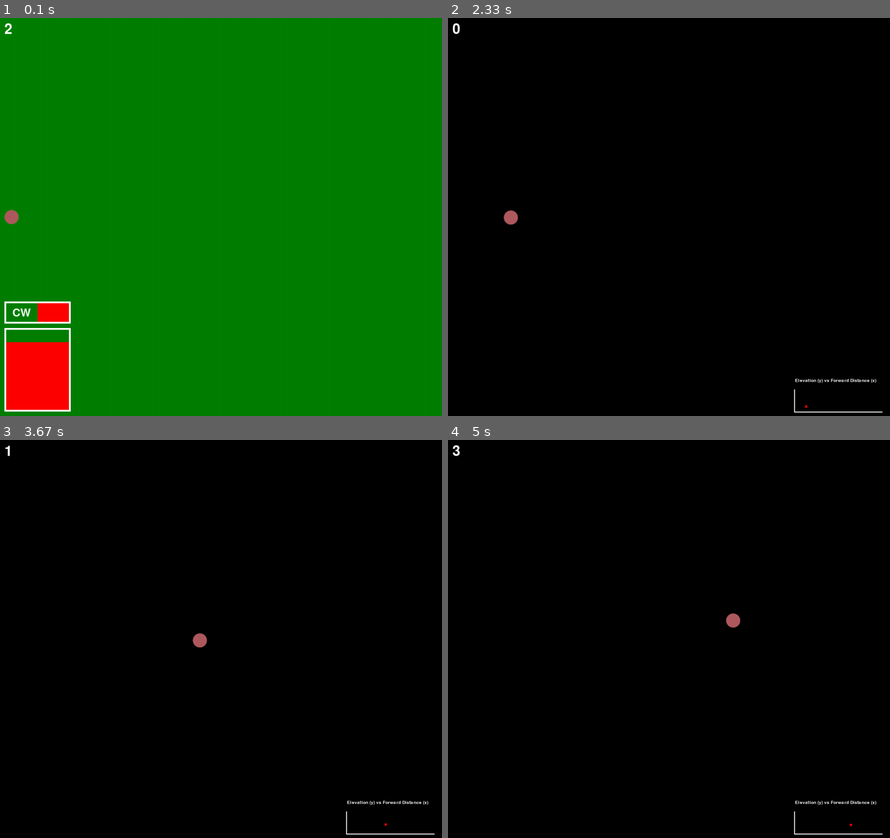
Above: before the commit, frames 1-4 (two rows, left to right).
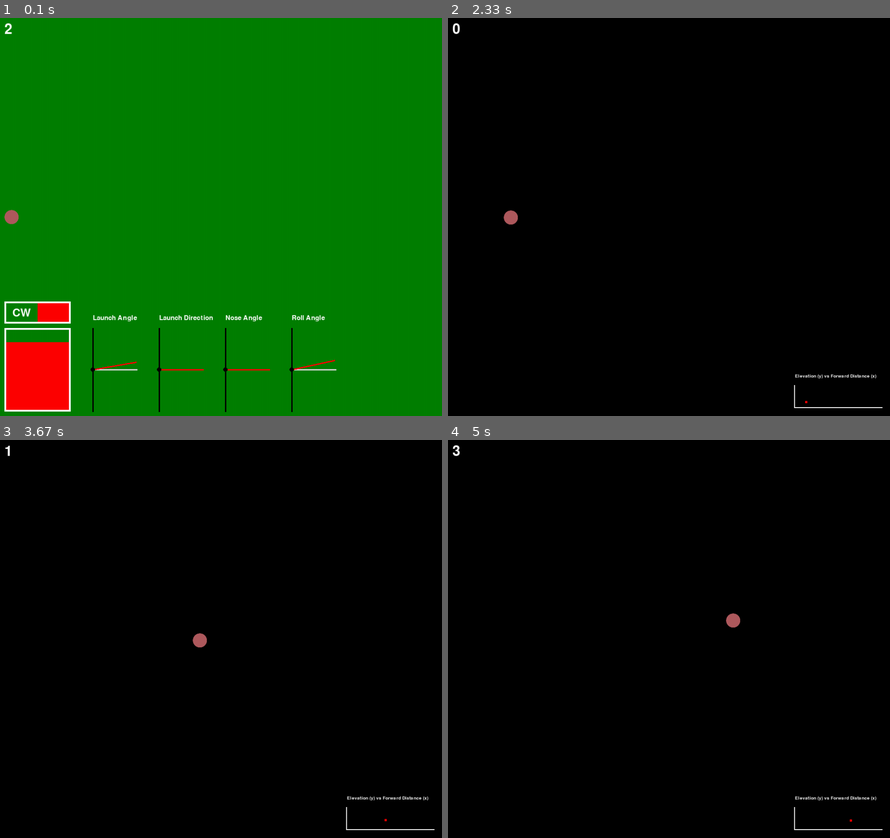
Above: after the commit, the same moments.

Repository: b7duongcs/PyGame-Disc-Golf
Game: pygame game, started from main.py
The game is run twice, just before and just after one commit, with the same random seed, the same clock (stepped at 60 frames per second) and the same inputs.
Inputs:
- Up to frame 1 (0.1 s): no input
- Up to frame 2 (2.33 s): hold D 0.33-0.8 s; hold W 0.83-1.13 s; hold D 1.17-1.63 s
- Up to frame 3 (3.67 s): no input
- Up to frame 4 (5 s): no input

The runs differ from the first frame. In frame 1, 0.9% of the frame differs, in the area x 20-77%, y 74-100%; in frame 2, 0.3%; in frame 3, 0.3%; in frame 4, 0.3%.

Commit message:
add angle visualizer

Diff:
--- a/main.py
+++ b/main.py
@@ -18,17 +18,21 @@
 RED = (255,0,0)
 WHITE = (255, 255, 255)
 BLACK = (0, 0, 0)
+GREY = (220,220,220)
 
 #fonts
 TIMER_FONT = pygame.font.Font('freesansbold.ttf', 32)
 GRAPH_FONT = pygame.font.Font('freesansbold.ttf', 10)
 ROTATION_FONT = pygame.font.Font('freesansbold.ttf', 25)
+POWER_FONT = pygame.font.Font('freesansbold.ttf', 25)
+ANGLE_FONT = pygame.font.Font('freesansbold.ttf', 15)
 
 #adjustment factors
 FT_TO_PIXELS = 5
 INTERVAL_LEN = 50
 BORDER = 10
 BAR_THICKNESS = 4
+UI_DISTANCE = 50
 
 #disc constants
 DISC_SIZE = 32
@@ -43,7 +47,8 @@
 PB_X = START_X
 PB_Y = HEIGHT - (MAX_SPEED * PIXELS_PER_MS + BORDER)
 PB_WIDTH = 150
-POWER_BAR = pygame.Rect(PB_X, PB_Y, PB_WIDTH, MAX_SPEED * PIXELS_PER_MS)
+PB_HEIGHT = MAX_SPEED * PIXELS_PER_MS
+POWER_BAR = pygame.Rect(PB_X, PB_Y, PB_WIDTH, PB_HEIGHT)
 
 #rotation
 ROT_HEIGHT = 50
@@ -59,14 +64,45 @@
 
 ROT_TEXT_Y = COVER_Y + BORDER
 
+#angle ui constants
+LINE_LEN = 100
+LINE_THICKNESS = 3
+ANGLE_UI_Y = PB_Y
+ANGLE_TITLE_Y_OFFSET = 30
+
+#vertical angle
+VA_BL_X = PB_X + PB_WIDTH + UI_DISTANCE
+
+#horizontal angle
+HA_BL_X = VA_BL_X + LINE_LEN + UI_DISTANCE
+
+#nose angle
+NA_BL_X = HA_BL_X + LINE_LEN + UI_DISTANCE
+
+#roll angle
+RA_BL_X = NA_BL_X + LINE_LEN + UI_DISTANCE
+
 #xz graph constants
-GRAPH_UPPER_Y_BOUND = HEIGHT - 65
-GRAPH_LOWER_Y_BOUND = HEIGHT - 15
+GRAPH_UPPER_Y_BOUND = HEIGHT - 65 - BORDER
+GRAPH_LOWER_Y_BOUND = HEIGHT - 15 - BORDER
 GRAPH_LOWER_X_BOUND = WIDTH - 215
 Z_BAR = pygame.Rect(GRAPH_LOWER_X_BOUND - 2, GRAPH_UPPER_Y_BOUND + 5, 2, 50)
 X_BAR = pygame.Rect(GRAPH_LOWER_X_BOUND - 2, GRAPH_LOWER_Y_BOUND + 5, 200, 2)
 GRAPH_TITLE_X = GRAPH_LOWER_X_BOUND
 GRAPH_TITLE_Y = GRAPH_UPPER_Y_BOUND - 20
+
+def draw_angle_ui(x, angle, title):
+    mp_y = ANGLE_UI_Y + PB_HEIGHT/2
+    angle_x = LINE_LEN * np.cos(np.radians(angle))
+    angle_y = LINE_LEN * np.sin(np.radians(angle))
+
+    text = ANGLE_FONT.render(title, True, WHITE)
+    WIN.blit(text, (x, ANGLE_UI_Y - ANGLE_TITLE_Y_OFFSET))
+
+    pygame.draw.line(WIN, BLACK, (x, ANGLE_UI_Y), (x, ANGLE_UI_Y + PB_HEIGHT), LINE_THICKNESS)
+    pygame.draw.line(WIN, GREY, (x, mp_y), (x + LINE_LEN, mp_y), LINE_THICKNESS)
+    pygame.draw.line(WIN, RED, (x, mp_y), (x + angle_x, mp_y - angle_y), LINE_THICKNESS)
+    pygame.draw.circle(WIN, BLACK, (x, mp_y), 5)
 
 def draw_window(disc, parameters, graph_disc, colour, time, ticks=0):
     WIN.fill(colour)
@@ -99,13 +135,11 @@
         pygame.draw.rect(WIN, WHITE, POWER_BAR, BAR_THICKNESS)
         pygame.draw.rect(WIN, RED, power_bar_fill, 0)
 
-        #launch vertical angle
-
-        #launch horizontal angle
-
-        #launch nose angle
-
-        #launch roll angle
+        #draw angles
+        draw_angle_ui(VA_BL_X, parameters.launch_va, "Launch Angle")
+        draw_angle_ui(HA_BL_X, parameters.launch_ha, "Launch Direction")
+        draw_angle_ui(NA_BL_X, parameters.nose, "Nose Angle")
+        draw_angle_ui(RA_BL_X, parameters.roll, "Roll Angle")
 
 
     else:
